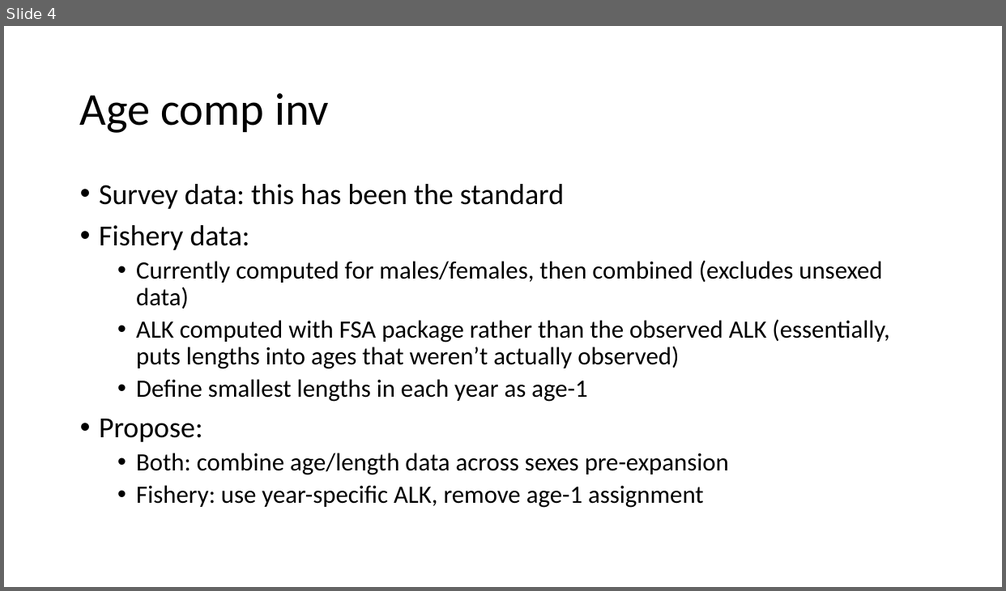
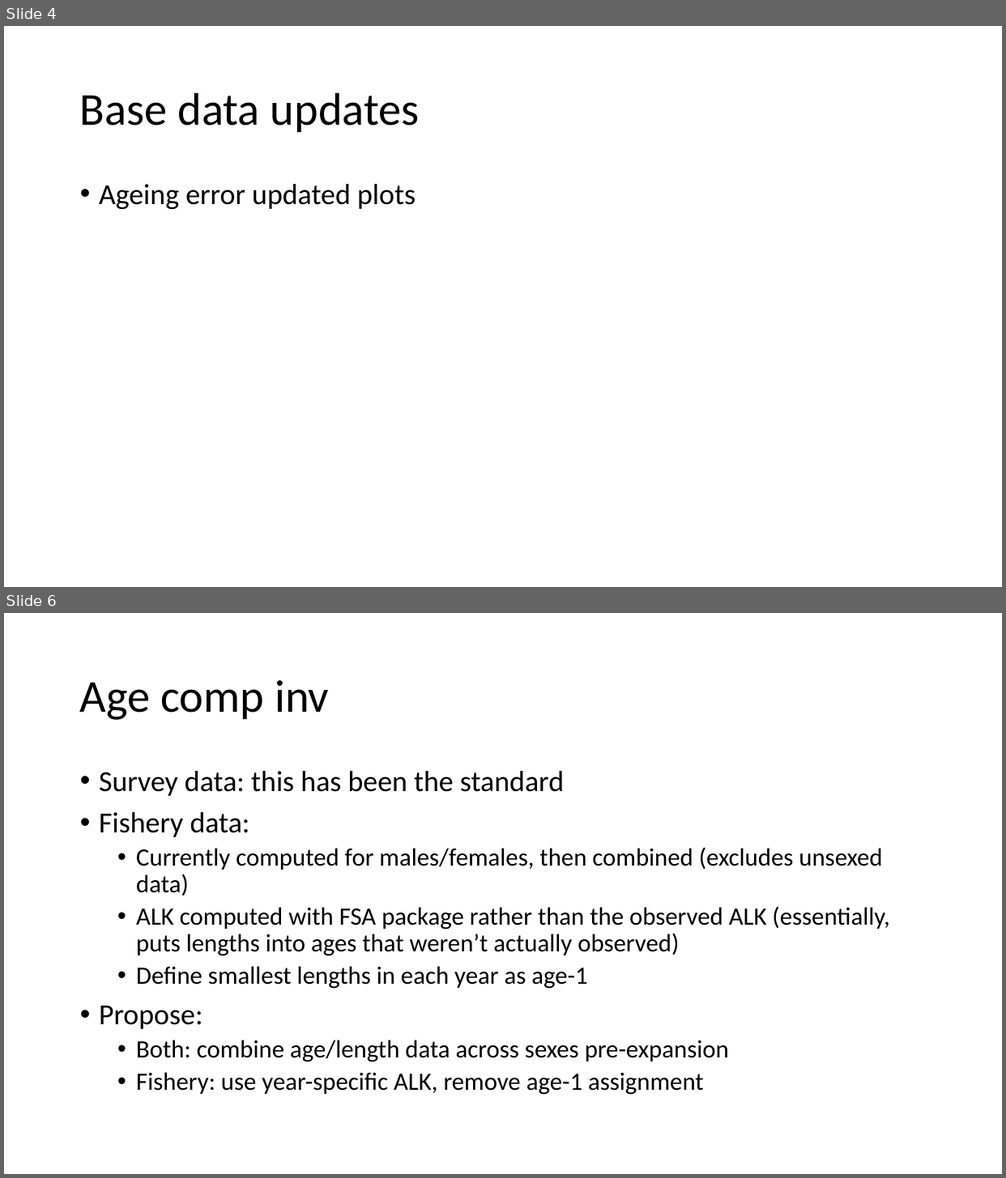
Before and after one commit to pete-hulson/goa_pcod, a slide deck: 2024/presentation/sept_pt/sept_pt_notes.pptx. Shown one above the other, each under a label of ours: slide 4 before the commit, slides 4 and 6 after it; the slides between them are not shown. The pictures are 1006x591 and 1006x1178 pixels, drawn with LibreOffice and Linux fonts; fonts in the diff are those of the drawing. Boxes give left, top, right and bottom in pixels: in the first picture for what was removed or moved away, otherwise in the second. Text is boxed around its words. In the diff, an @@ line names an element or a change of style, - is before the commit and + after.

```diff
--- a/2024/presentation/sept_pt/sept_pt_notes.pptx
+++ b/2024/presentation/sept_pt/sept_pt_notes.pptx
@@ slide 4 added at <box>4,26,1002,587</box>, background #FFFFFF @@
@@ title added at <box>80,92,420,132</box>, 44 pt, text #000000 @@
+Base data updates
@@ text added at <box>99,184,415,209</box>, 28 pt, text #000000 @@
+• Ageing error updated plots
@@ what was slide 4 is now slide 6 @@
```
Also in this commit, not shown: 3 slides changed, 1 other slide added.
